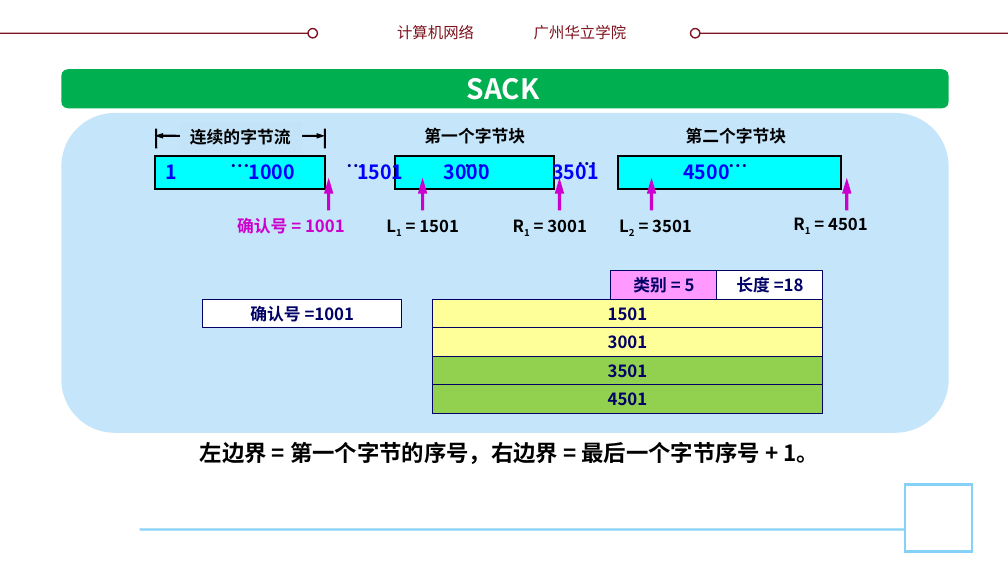
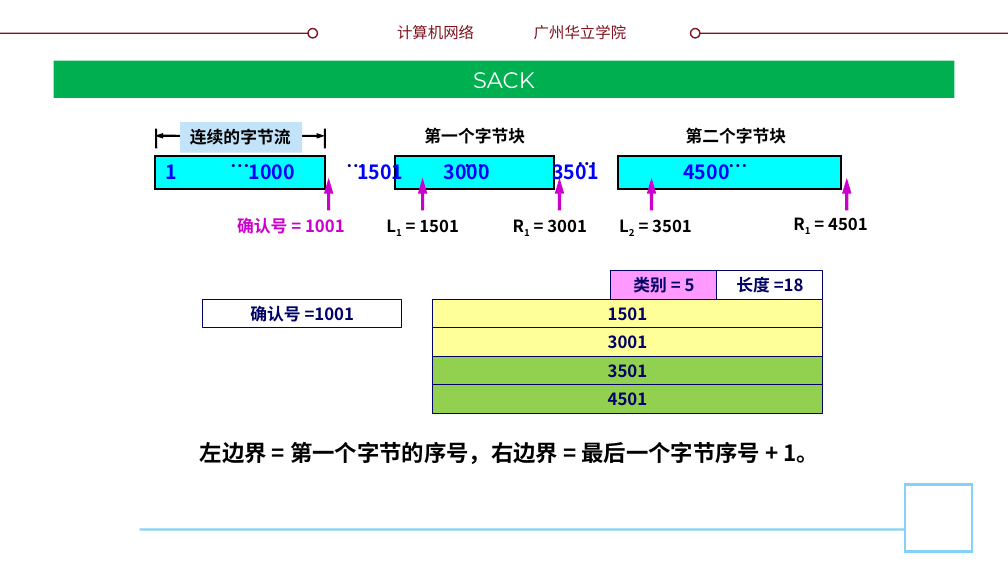
Before and after one commit to glplaman/glplaman.github.io, a slide deck: slide 119 of network/ppt/chap5.pptx. Drawn at 1008x567 pixels with LibreOffice and Linux fonts; fonts in the diff are those of the drawing; background and template pictures are left out. Boxes give left, top, right and bottom in pixels: in the first picture for what was removed or moved away, otherwise in the second. Text is boxed around its words. In the diff, an @@ line names an element or a change of style, - is before the commit and + after.

```diff
--- a/network/ppt/chap5.pptx
+++ b/network/ppt/chap5.pptx
@@ title "SACK": place and size @@
-title "SACK" at box(467, 78, 540, 100)
+title "SACK" at box(53, 60, 955, 98)
@@ title "SACK" at box(53, 60, 955, 98): size 20 to 16 pt, font Noto Sans CJK SC to Montserrat, bold off; vertical alignment top to middle; fill none to #00B050 @@
@@ rounded rectangle removed at box(61, 70, 949, 109) @@
@@ rounded rectangle removed at box(61, 113, 949, 432) @@
```
Also in this commit, not shown: 11 other slides changed, 3 other files.
